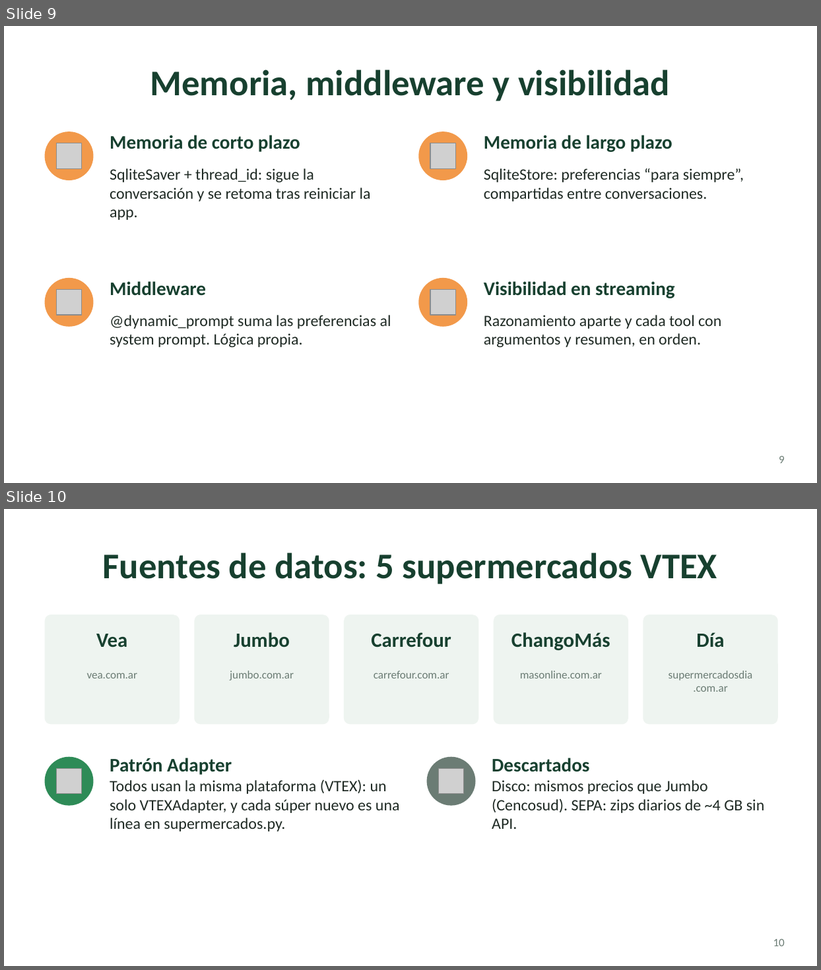
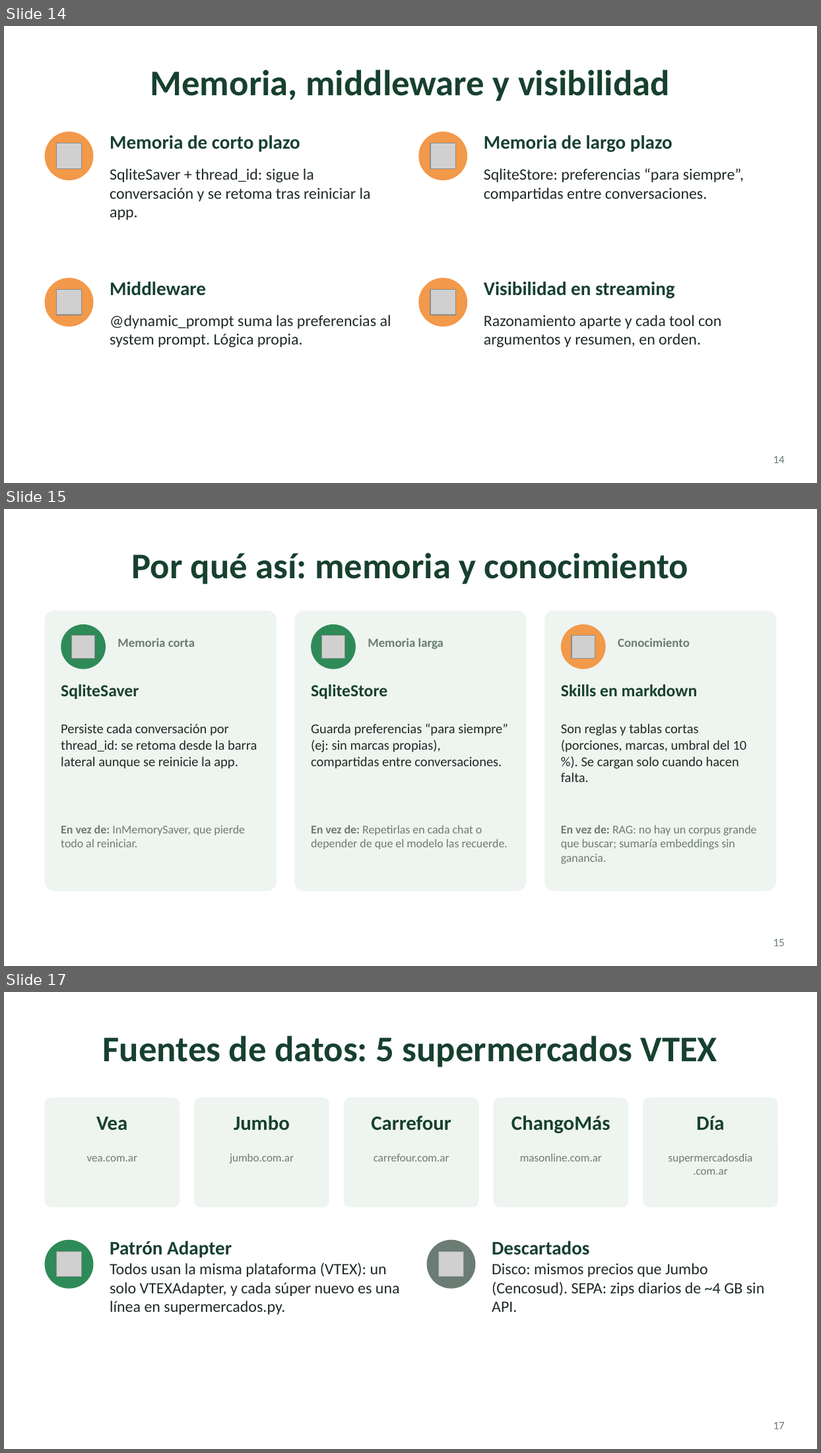
Before and after one commit to cuellojoaquinn/agente-de-supermercado, a slide deck: presentacion/super-agente.pptx. Shown one above the other, each under a label of ours: slides 9 and 10 before the commit, slides 14, 15 and 17 after it; the slides between them are not shown. The pictures are 821x970 and 821x1453 pixels, drawn with LibreOffice and Linux fonts; fonts in the diff are those of the drawing; grey boxes stand for pictures. Boxes give left, top, right and bottom in pixels: in the first picture for what was removed or moved away, otherwise in the second. Text is boxed around its words. In the diff, an @@ line names an element or a change of style, - is before the commit and + after.

```diff
--- a/presentacion/super-agente.pptx
+++ b/presentacion/super-agente.pptx
@@ slide 15 added at <box>4,509,817,966</box>, background #FFFFFF @@
@@ title added at <box>131,553,689,584</box>, 32 pt, text #17402F, bold @@
+Por qué así: memoria y conocimiento
@@ rounded rectangle added at <box>45,611,277,891</box>, fill #EEF4F0 @@
@@ ellipse added at <box>61,625,106,669</box>, fill #2E8B57 @@
@@ rounded rectangle added at <box>295,611,527,891</box>, fill #EEF4F0 @@
@@ ellipse added at <box>310,625,355,669</box>, fill #2E8B57 @@
@@ rounded rectangle added at <box>545,611,776,891</box>, fill #EEF4F0 @@
@@ ellipse added at <box>561,625,606,669</box>, fill #F2994A @@
@@ picture added at <box>71,635,95,659</box> @@
@@ text added at <box>118,638,195,647</box>, 11 pt, text #6B7C74, bold @@
+Memoria corta
@@ picture added at <box>322,635,345,659</box> @@
@@ text added at <box>368,638,444,649</box>, 11 pt, text #6B7C74, bold @@
+Memoria larga
@@ picture added at <box>572,635,595,659</box> @@
@@ text added at <box>618,638,690,647</box>, 11 pt, text #6B7C74, bold @@
+Conocimiento
@@ text added at <box>61,685,139,699</box>, 15 pt, text #17402F, bold @@
+SqliteSaver
@@ text added at <box>311,685,387,699</box>, 15 pt, text #17402F, bold @@
+SqliteStore
@@ text added at <box>561,685,698,696</box>, 15 pt, text #17402F, bold @@
+Skills en markdown
@@ text added at <box>61,723,257,769</box>, 12 pt, text #1F2A24 @@
+Persiste cada conversación por thread_id: se retoma desde la barra lateral aunque se reinicie la app.
@@ text added at <box>311,723,508,769</box>, 12 pt, text #1F2A24 @@
+Guarda preferencias “para siempre” (ej: sin marcas propias), compartidas entre conversaciones.
@@ text added at <box>561,723,747,782</box>, 12 pt, text #1F2A24 @@
+Son reglas y tablas cortas (porciones, marcas, umbral del 10 %). Se cargan solo cuando hacen falta.
@@ text added at <box>61,825,245,848</box>, 10.5 pt, text #6B7C74 @@
+En vez de: InMemorySaver, que pierde todo al reiniciar.
@@ text added at <box>311,825,508,850</box>, 10.5 pt, text #6B7C74 @@
+En vez de: Repetirlas en cada chat o depender de que el modelo las recuerde.
@@ text added at <box>561,825,757,864</box>, 10.5 pt, text #6B7C74 @@
+En vez de: RAG: no hay un corpus grande que buscar; sumaría embeddings sin ganancia.
@@ page number added at <box>774,939,785,947</box>, 10 pt, text #6B7C74 @@
+15
@@ what was slide 9 is now slide 14 @@
@@ page number at <box>774,456,785,464</box>: text changed @@
-9
+14
@@ what was slide 10 is now slide 17 @@
@@ page number at <box>774,1422,785,1430</box>: text changed @@
-10
+17
```
Also in this commit, not shown: 2 slides changed, 8 other slides added, 1 slide removed, 3 other files.
